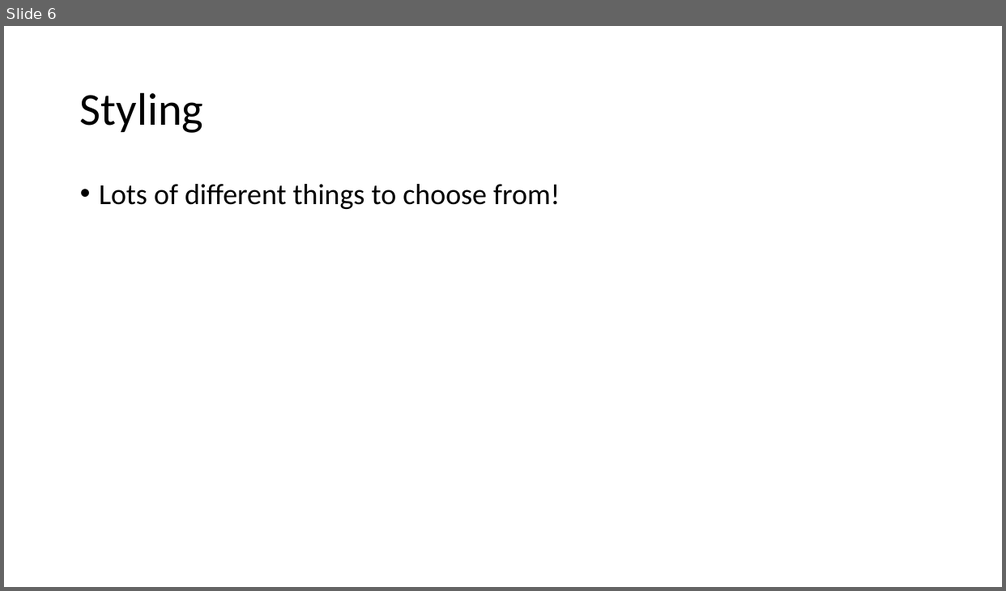
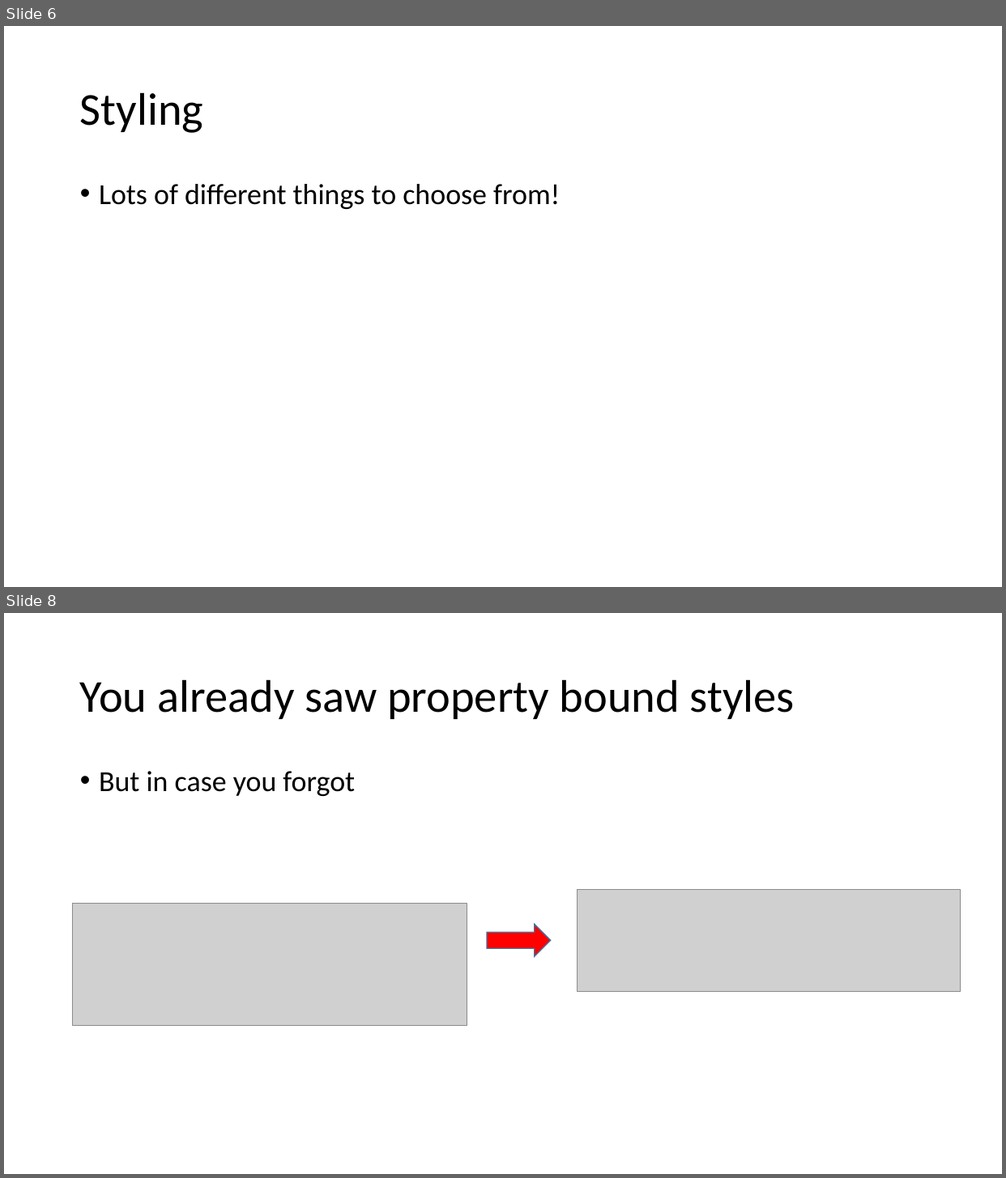
Before and after one commit to schneidenbach/Angular2-AspNetCore-TypeScript-Workshop, a slide deck: slides/4 - Pipes and styling.pptx. Shown one above the other, each under a label of ours: slide 6 before the commit, slides 6 and 8 after it; the slides between them are not shown. The pictures are 1006x591 and 1006x1178 pixels, drawn with LibreOffice and Linux fonts; fonts in the diff are those of the drawing; grey boxes stand for pictures. Boxes give left, top, right and bottom in pixels: in the first picture for what was removed or moved away, otherwise in the second. Text is boxed around its words. In the diff, an @@ line names an element or a change of style, - is before the commit and + after.

```diff
--- a/slides/4 - Pipes and styling.pptx
+++ b/slides/4 - Pipes and styling.pptx
@@ slide 8 added at <box>4,613,1002,1174</box>, background #FFFFFF @@
@@ title added at <box>80,679,795,719</box>, 44 pt, text #000000 @@
+You already saw property bound styles
@@ text added at <box>99,771,355,796</box>, 28 pt, text #000000 @@
+• But in case you forgot
@@ picture added at <box>73,904,467,1026</box> @@
@@ picture added at <box>577,889,960,991</box> @@
@@ right arrow added at <box>487,924,551,956</box>, fill #FF0000, outline #43739E 1 pt @@
```
Also in this commit, not shown: 2 slides changed, 2 other slides added, 2 slides removed, 23 other files.
